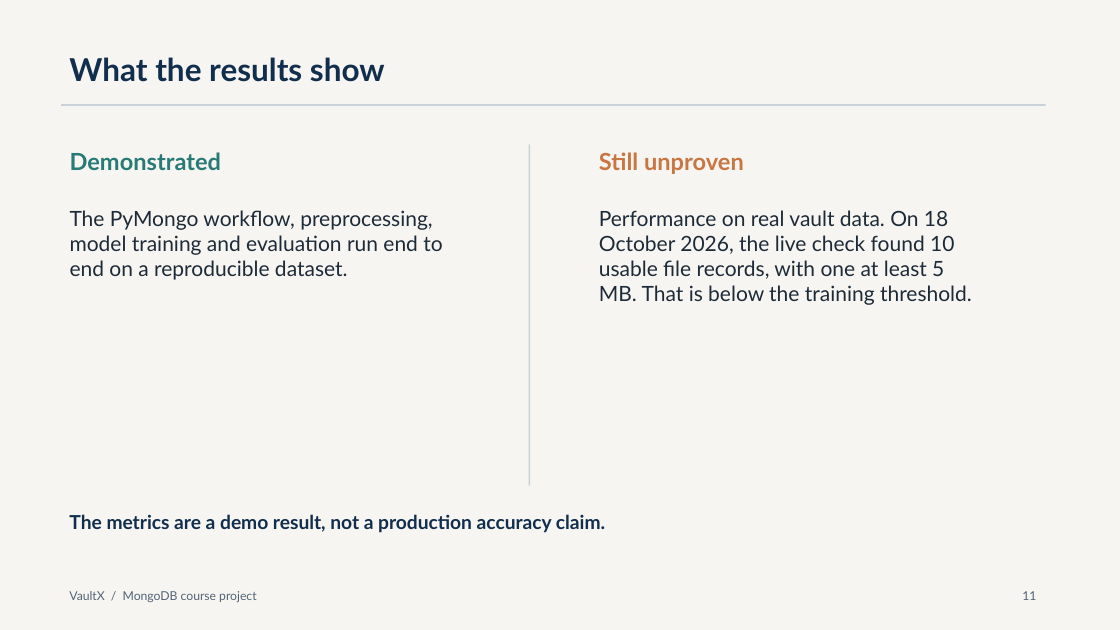
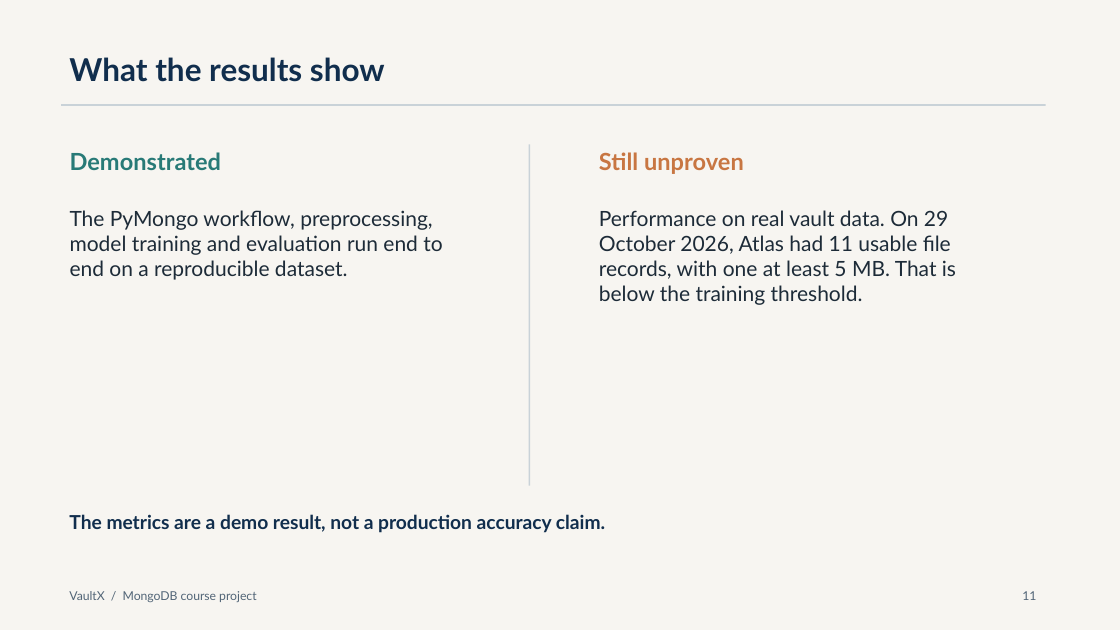
Before and after one commit to abimad123/Digital-Document-Vault, a slide deck: slide 11 of presentations/VaultX_MongoDB_Class_Presentation.pptx. Drawn at 1120x630 pixels with LibreOffice and Linux fonts; fonts in the diff are those of the drawing. Boxes give left, top, right and bottom in pixels: in the first picture for what was removed or moved away, otherwise in the second. Text is boxed around its words. In the diff, an @@ line names an element or a change of style, - is before the commit and + after.

```diff
--- a/presentations/VaultX_MongoDB_Class_Presentation.pptx
+++ b/presentations/VaultX_MongoDB_Class_Presentation.pptx
@@ text at [599,210,956,305]: text changed @@
-Performance on real vault data. On 18 October 2026, the live check found 10 usable file records, with one at least 5 MB. That is below the training threshold.
+Performance on real vault data. On 29 October 2026, Atlas had 11 usable file records, with one at least 5 MB. That is below the training threshold.
```
Also in this commit, not shown: 1 other slide changed, 5 other files.
